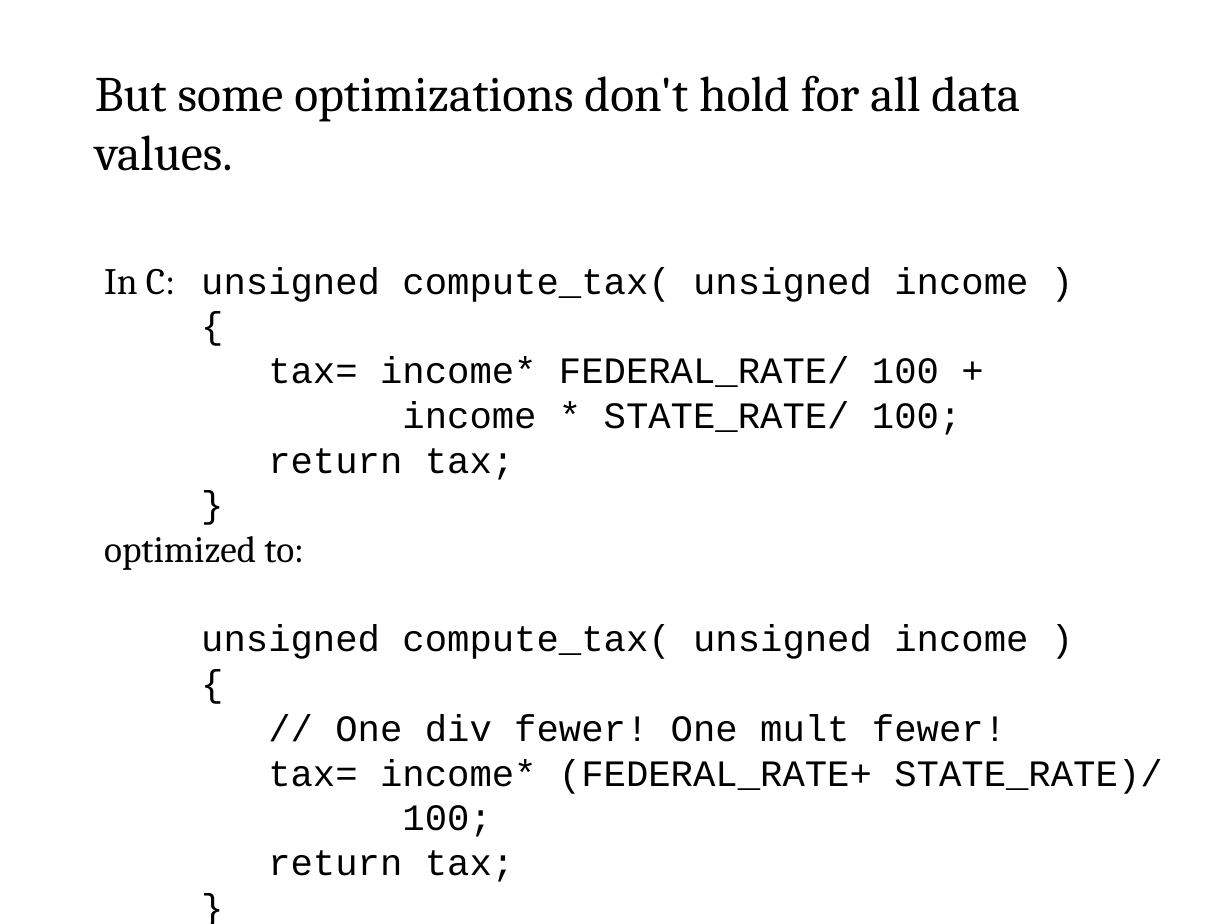
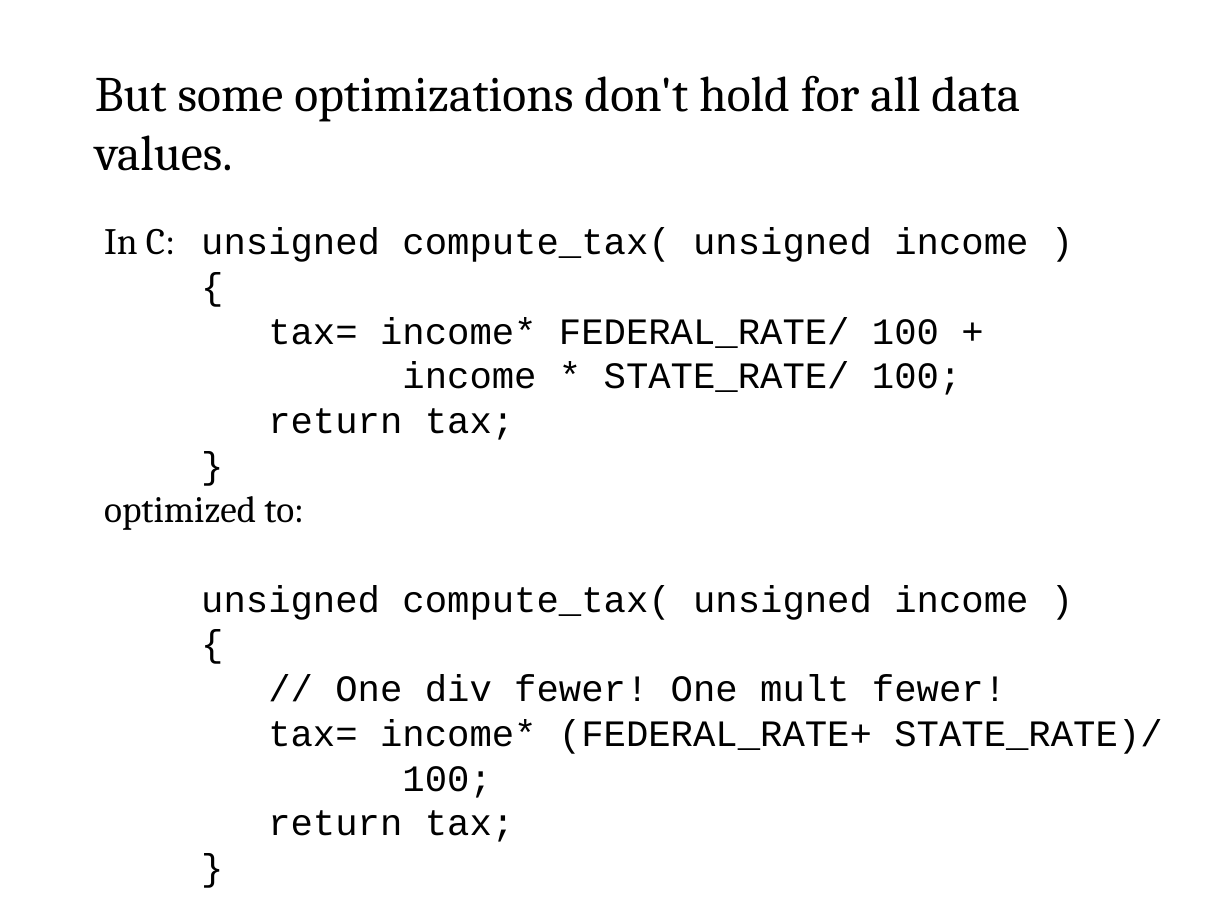
Before and after one commit to cschreiner/lli_undef_fix_admin, a slide deck: slide 2 of doc/poster/2015feb_grad_visit.draft.odp. Drawn at 1232x924 pixels with LibreOffice and Linux fonts; fonts in the diff are those of the drawing. Boxes give left, top, right and bottom in pixels: in the first picture for what was removed or moved away, otherwise in the second. Text is boxed around its words. In the diff, an @@ line names an element or a change of style, - is before the commit and + after.

Commit message:
centered things a bit better on slides with text too close to a margin

```diff
--- a/doc/poster/2015feb_grad_visit.draft.odp
+++ b/doc/poster/2015feb_grad_visit.draft.odp
@@ text "In C:": place and size @@
-text "In C:" at [104, 268, 304, 570]
+text "In C:" at [104, 228, 304, 530]
@@ text "unsigned compute_tax( unsigned income )": place and size @@
-text "unsigned compute_tax( unsigned income )" at [201, 267, 1162, 882]
+text "unsigned compute_tax( unsigned income )" at [201, 228, 1162, 842]
```
Also in this commit, not shown: 2 other slides changed.
